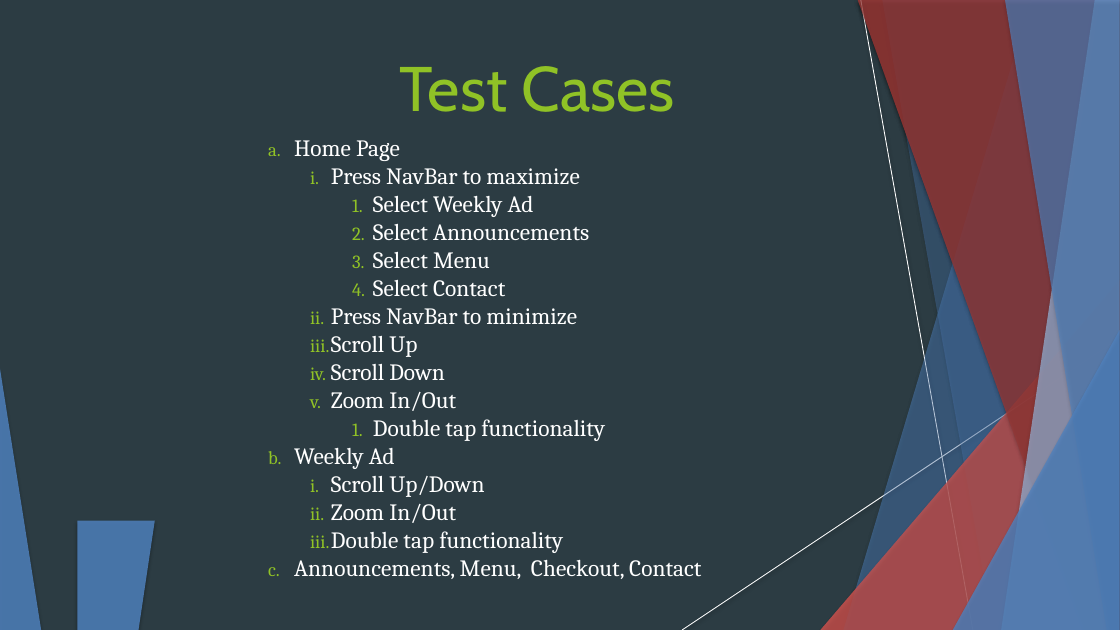
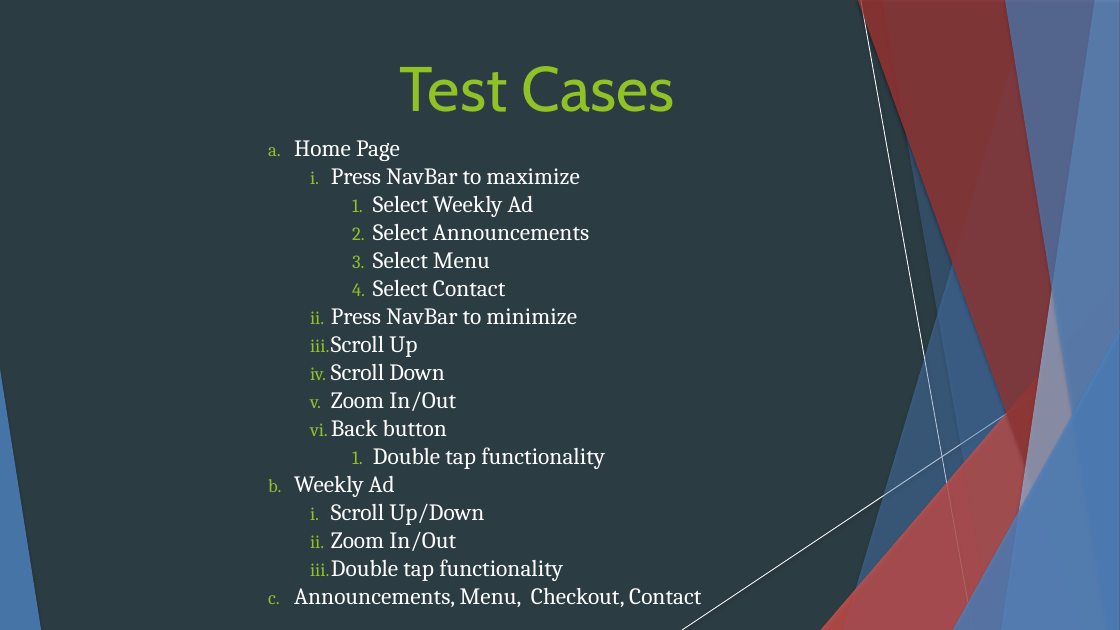
Before and after one commit to unholyN1/SEandroidApp, a slide deck: slide 8 of SE Presentation Alpha.pptx. Drawn at 1120x630 pixels with LibreOffice and Linux fonts; fonts in the diff are those of the drawing. Boxes give left, top, right and bottom in pixels: in the first picture for what was removed or moved away, otherwise in the second. Text is boxed around its words. In the diff, an @@ line names an element or a change of style, - is before the commit and + after.

Commit message:
put back button in testcases for powerpoint

```diff
--- a/SE Presentation Alpha.pptx
+++ b/SE Presentation Alpha.pptx
@@ text at (331, 420, 447, 437): paragraph added @@
+    vi. Back button
@@ triangle removed at (77, 521, 155, 630) @@
```
Also in this commit, not shown: 3 other slides changed.
